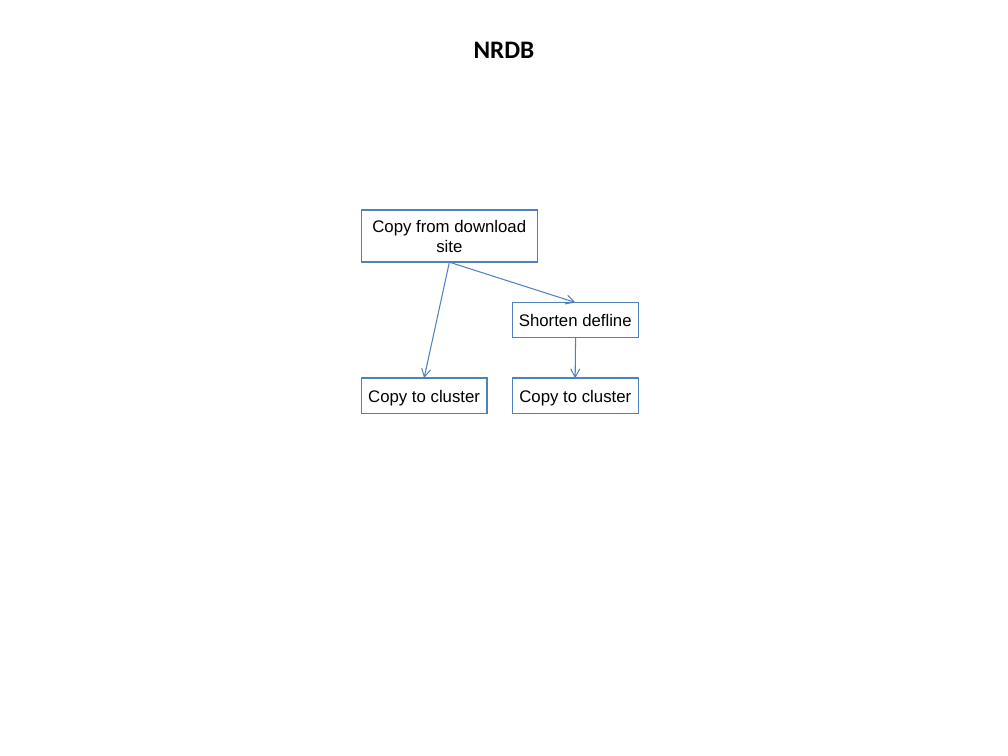
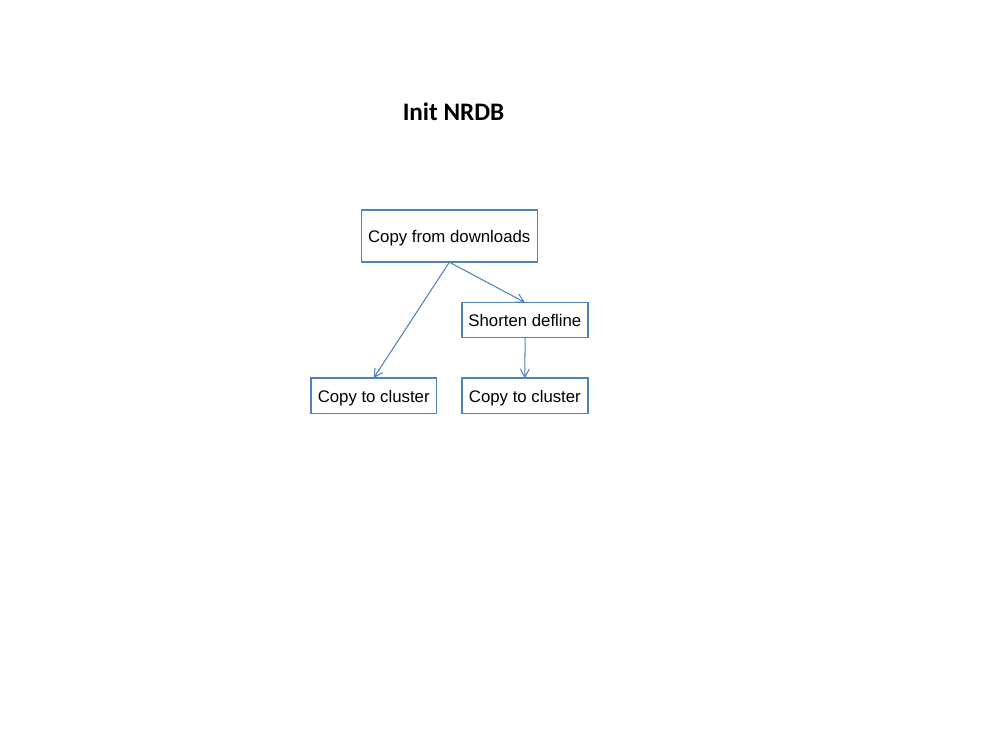
Before and after one commit to VEuPathDB/ApiCommonData, a slide deck: slide 3 of Load/doc/workflow/AnalysisWorkflow.ppt. Drawn at 1008x756 pixels with LibreOffice and Linux fonts; fonts in the diff are those of the drawing. Boxes give left, top, right and bottom in pixels: in the first picture for what was removed or moved away, otherwise in the second. Text is boxed around its words. In the diff, an @@ line names an element or a change of style, - is before the commit and + after.

```diff
--- a/Load/doc/workflow/AnalysisWorkflow.ppt
+++ b/Load/doc/workflow/AnalysisWorkflow.ppt
@@ title at <box>403,102,505,121</box>: text changed @@
-NRDB
+Init NRDB
@@ text in rectangle at <box>368,230,530,246</box>: text changed @@
-Copy from download
-site
+Copy from downloads
@@ arrow moved from (450, 262) - (424, 378) to (450, 262) - (374, 378) @@
@@ arrow moved from (450, 262) - (576, 302) to (450, 262) - (525, 302) @@
@@ 3 rectangles, 1 arrow: place and size @@
-3 rectangles, 1 arrow at <box>361,302,638,413</box>
+3 rectangles, 1 arrow at <box>310,302,588,413</box>
```
Also in this commit, not shown: 2 other slides changed, 1 slide added, 2 slides removed, 1 other file.
